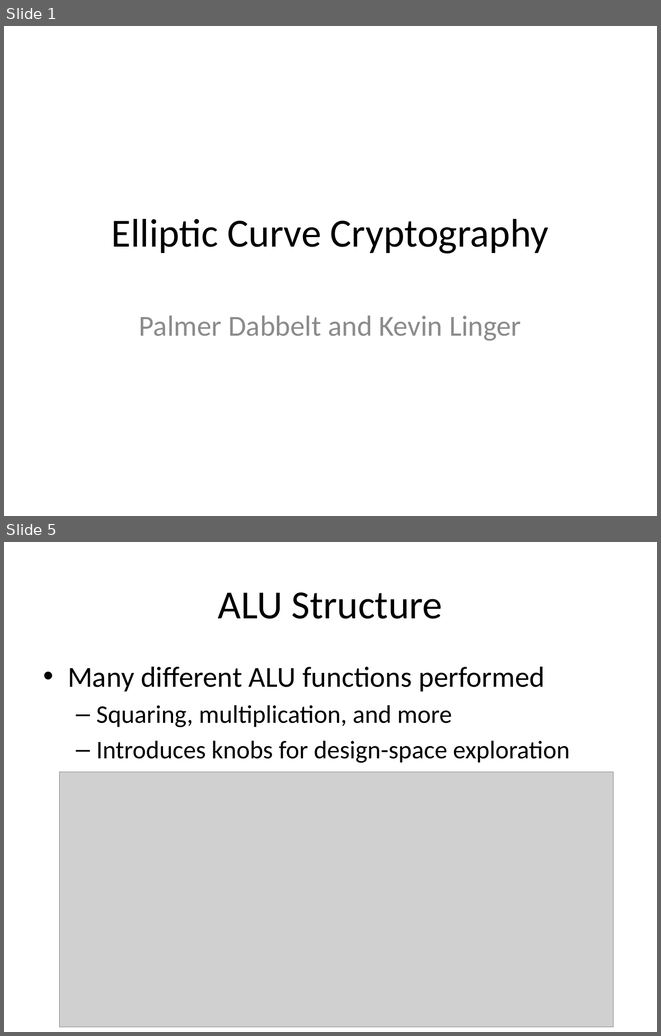
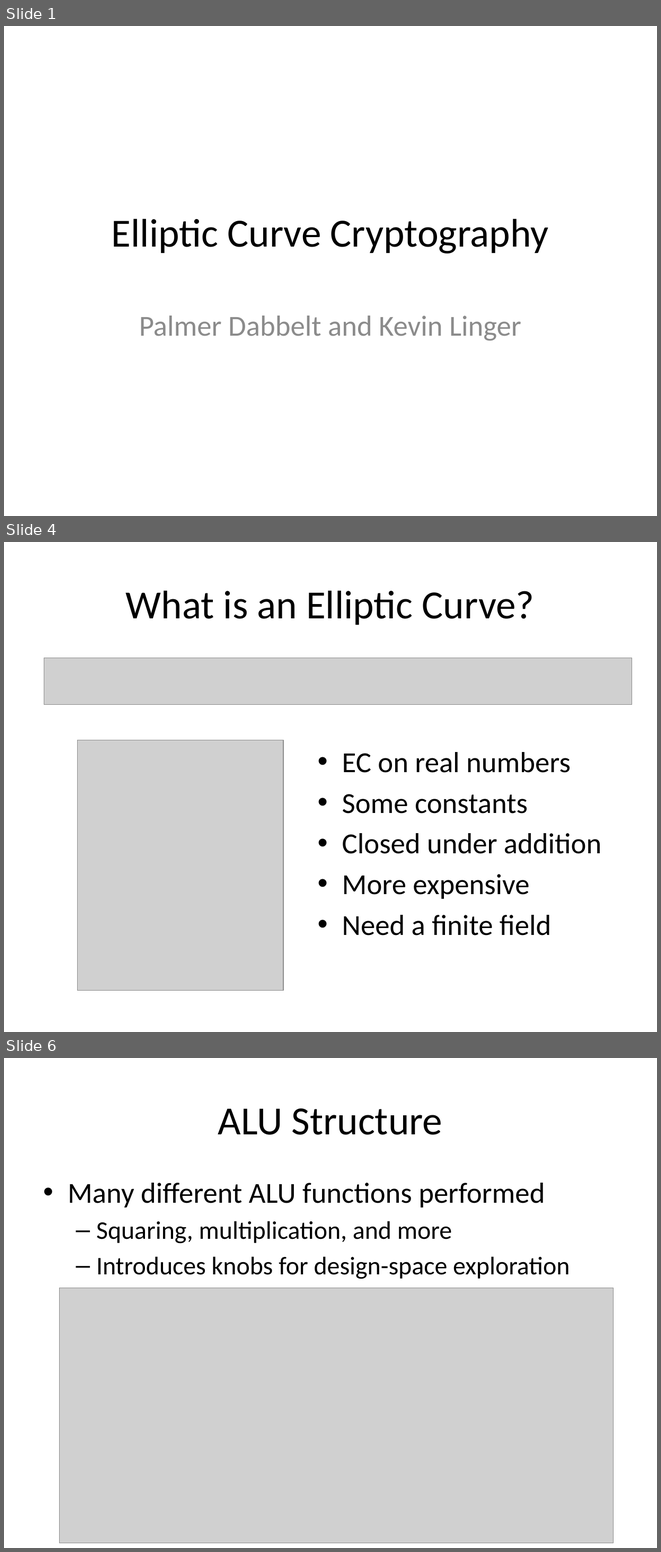
Before and after one commit to palmer-dabbelt/cs250-papers, a slide deck: cs250proposal.pptx. Shown one above the other, each under a label of ours: slides 1 and 5 before the commit, slides 1, 4 and 6 after it; the slides between them are not shown. The pictures are 661x1036 and 661x1552 pixels, drawn with LibreOffice and Linux fonts; fonts in the diff are those of the drawing; grey boxes stand for pictures. Boxes give left, top, right and bottom in pixels: in the first picture for what was removed or moved away, otherwise in the second. Text is boxed around its words. In the diff, an @@ line names an element or a change of style, - is before the commit and + after.

```diff
--- a/cs250proposal.pptx
+++ b/cs250proposal.pptx
@@ slide 4 added at bbox=[4, 542, 657, 1032], background #FFFFFF @@
@@ title added at bbox=[126, 590, 535, 625], 44 pt, text #000000 @@
+What is an Elliptic Curve?
@@ picture added at bbox=[44, 658, 632, 705] @@
@@ picture added at bbox=[77, 740, 283, 990] @@
@@ text added at bbox=[342, 752, 601, 935], 32 pt, text #000000 @@
+• EC on real numbers
+• Some constants
+• Closed under addition
+• More expensive
+• Need a finite field
@@ what was slide 5 is now slide 6 @@
```
Also in this commit, not shown: 4 slides changed, 1 slide removed.
